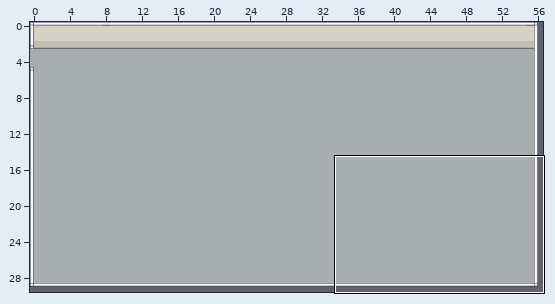
Tiled map, stored at Output/Assets/Maps/GymDungeon.tmx. The picture above shows the old version from afar; the outline marks the close-up.
Close-up. First the earlier version:
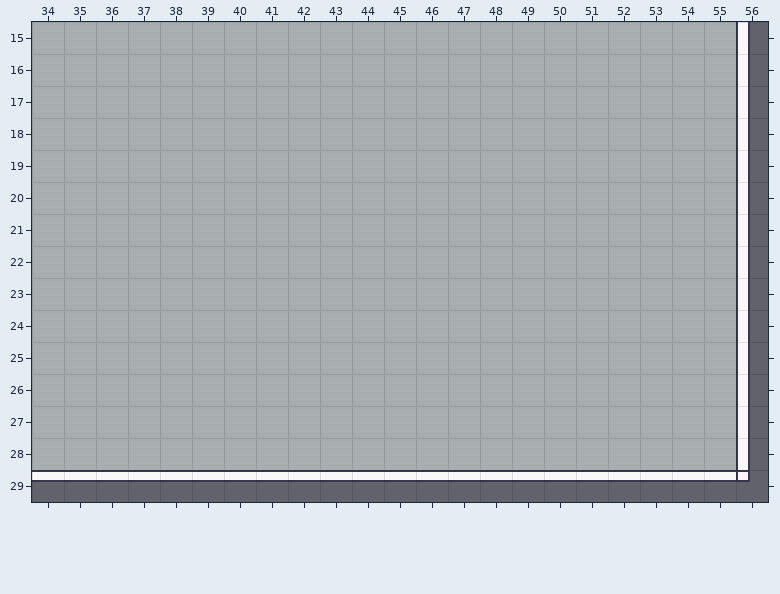
Cells are 32x32 px. Shown: x 34..56, y 15..29. Not drawn, because the pictures are missing: unchanged layers "GymObstacles", "asd".
Now the later version:
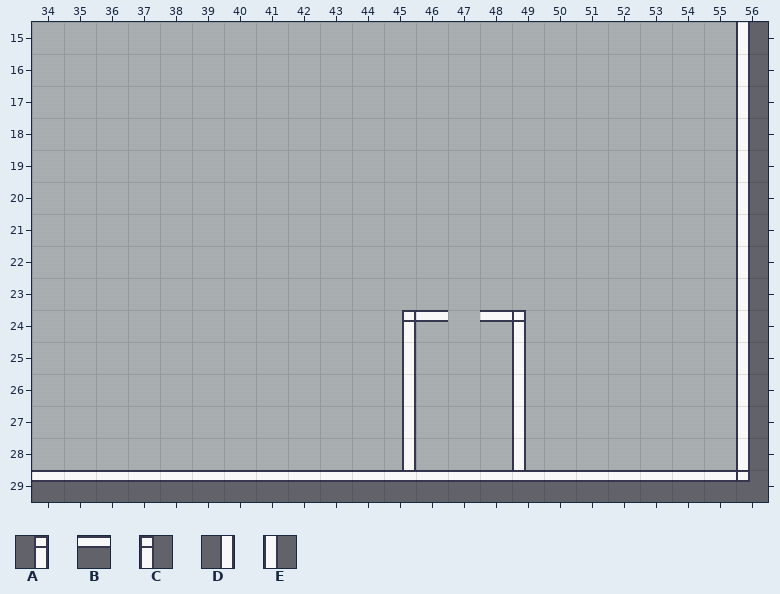
Key: from "Room_Builder_borders_32x32": A 48, B 49, C 50, D 90, E 92.
_ is an empty cell.
Author's note on the commit: LA DUNGEON ESTÁ CASI LISTA LETS GOOO
Difference:
Layer "Walls1":
Tile A is added in row 24 at x 45.
Tile B is added in row 24 at x 46 and 48.
Tile C is added in row 24 at x 49.
Tile D is added in rows 25 to 28 at x 45.
Tile E is added in rows 25 to 28 at x 49.
Where, in picture pixels (left, top, right, bottom), the same in both close-ups:
added: (402, 310, 448, 470)
added: (480, 310, 526, 470)
